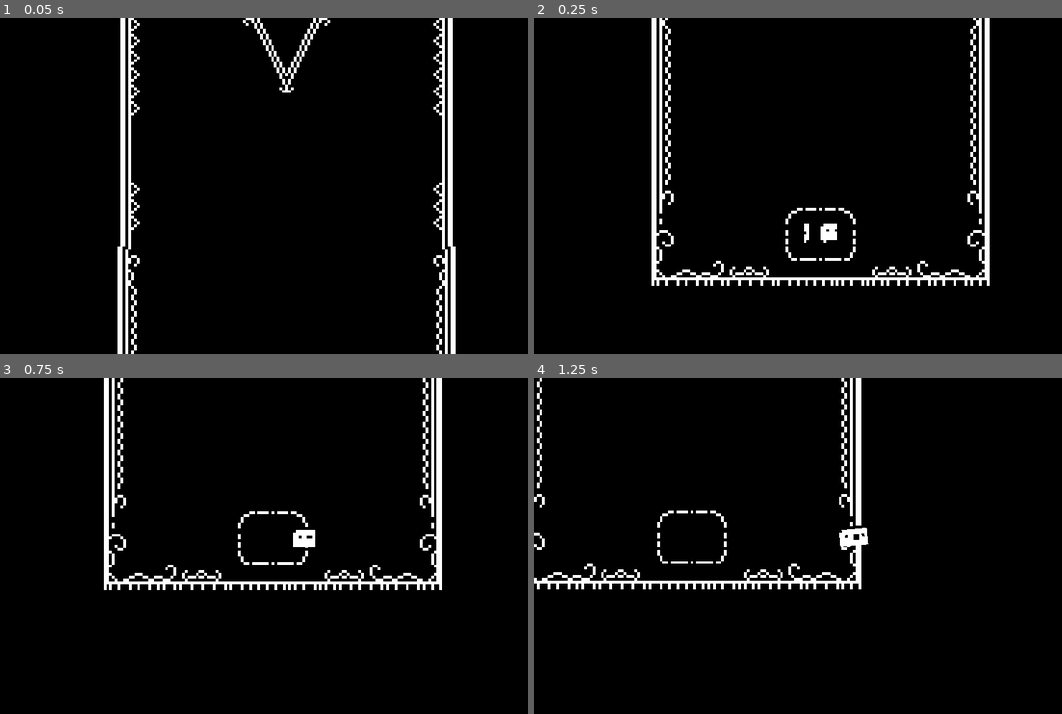
Above: before the commit, frames 1-4 (two rows, left to right).
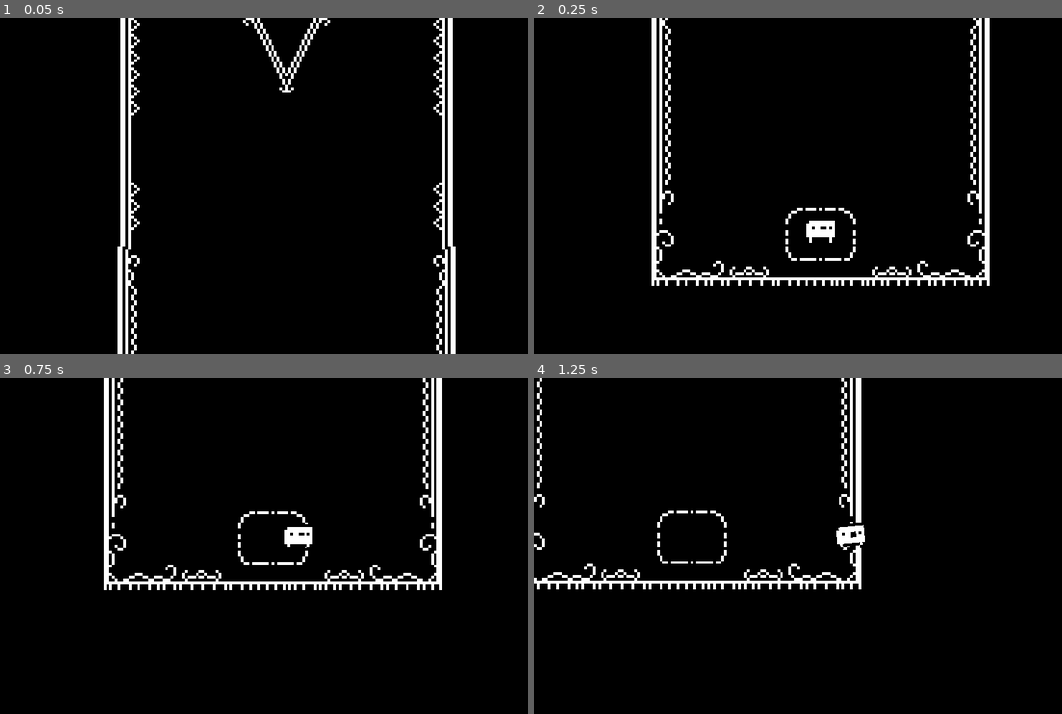
Above: after the commit, the same moments.

Repository: rapieregridoro/one_bit_jam
Game: Godot game, scene res://Scenes/Principal.tscn
Two runs of this game, one before a commit and one after it. Both use one fixed random seed, a clock stepped at 60 frames per second and the inputs below.
Inputs:
- Up to frame 1 (0.05 s): no input
- Up to frame 2 (0.25 s): no input
- Up to frame 3 (0.75 s): hold D (ptb_right) from 0.53 s (still down)
- Up to frame 4 (1.25 s): keep holding D (ptb_right); tap Space (ui_select) at 0.77 s

Frame 1 is identical in both runs. In frame 2, 0.2% of the frame differs, in the area x 51-58%, y 60-67%; in frame 3, 0.2%; in frame 4, 0.2%.

Commit message:
outline do carinha

Diff:
--- a/Godot_Project-One_Bit_Jam-Abril_21/Scenes/Jogador/Jogador.tscn
+++ b/Godot_Project-One_Bit_Jam-Abril_21/Scenes/Jogador/Jogador.tscn
@@ -36,43 +36,43 @@
 
 [sub_resource type="AtlasTexture" id=2]
 atlas = ExtResource( 3 )
-region = Rect2( 0, 0, 12, 8 )
+region = Rect2( 0, 0, 14, 10 )
 
 [sub_resource type="AtlasTexture" id=3]
 atlas = ExtResource( 3 )
-region = Rect2( 12, 0, 12, 8 )
+region = Rect2( 14, 0, 14, 10 )
 
 [sub_resource type="AtlasTexture" id=4]
 atlas = ExtResource( 3 )
-region = Rect2( 24, 0, 12, 8 )
+region = Rect2( 28, 0, 14, 10 )
 
 [sub_resource type="AtlasTexture" id=5]
 atlas = ExtResource( 3 )
-region = Rect2( 36, 0, 12, 8 )
+region = Rect2( 42, 0, 14, 10 )
 
 [sub_resource type="AtlasTexture" id=6]
 atlas = ExtResource( 2 )
-region = Rect2( 0, 0, 12, 8 )
+region = Rect2( 0, 0, 14, 10 )
 
 [sub_resource type="AtlasTexture" id=7]
 atlas = ExtResource( 2 )
-region = Rect2( 12, 0, 12, 8 )
+region = Rect2( 14, 0, 14, 10 )
 
 [sub_resource type="AtlasTexture" id=8]
 atlas = ExtResource( 2 )
-region = Rect2( 24, 0, 12, 8 )
+region = Rect2( 28, 0, 14, 10 )
 
 [sub_resource type="AtlasTexture" id=9]
 atlas = ExtResource( 2 )
-region = Rect2( 36, 0, 12, 8 )
+region = Rect2( 42, 0, 14, 10 )
 
 [sub_resource type="AtlasTexture" id=10]
 atlas = ExtResource( 5 )
-region = Rect2( 0, 0, 12, 8 )
+region = Rect2( 0, 0, 14, 10 )
 
 [sub_resource type="AtlasTexture" id=11]
 atlas = ExtResource( 4 )
-region = Rect2( 0, 0, 12, 8 )
+region = Rect2( 0, 0, 14, 10 )
 
 [sub_resource type="SpriteFrames" id=12]
 animations = [ {
